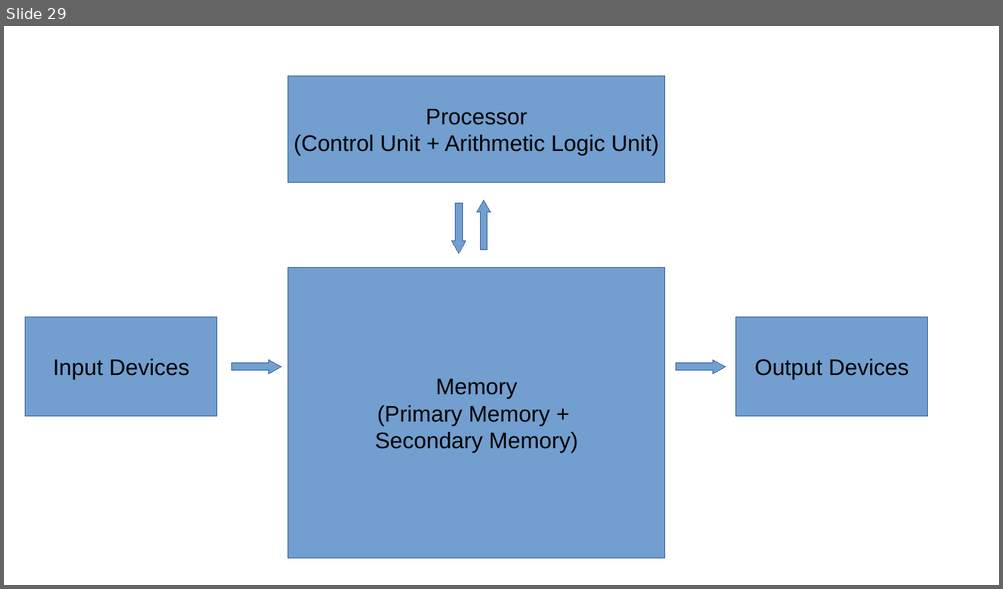
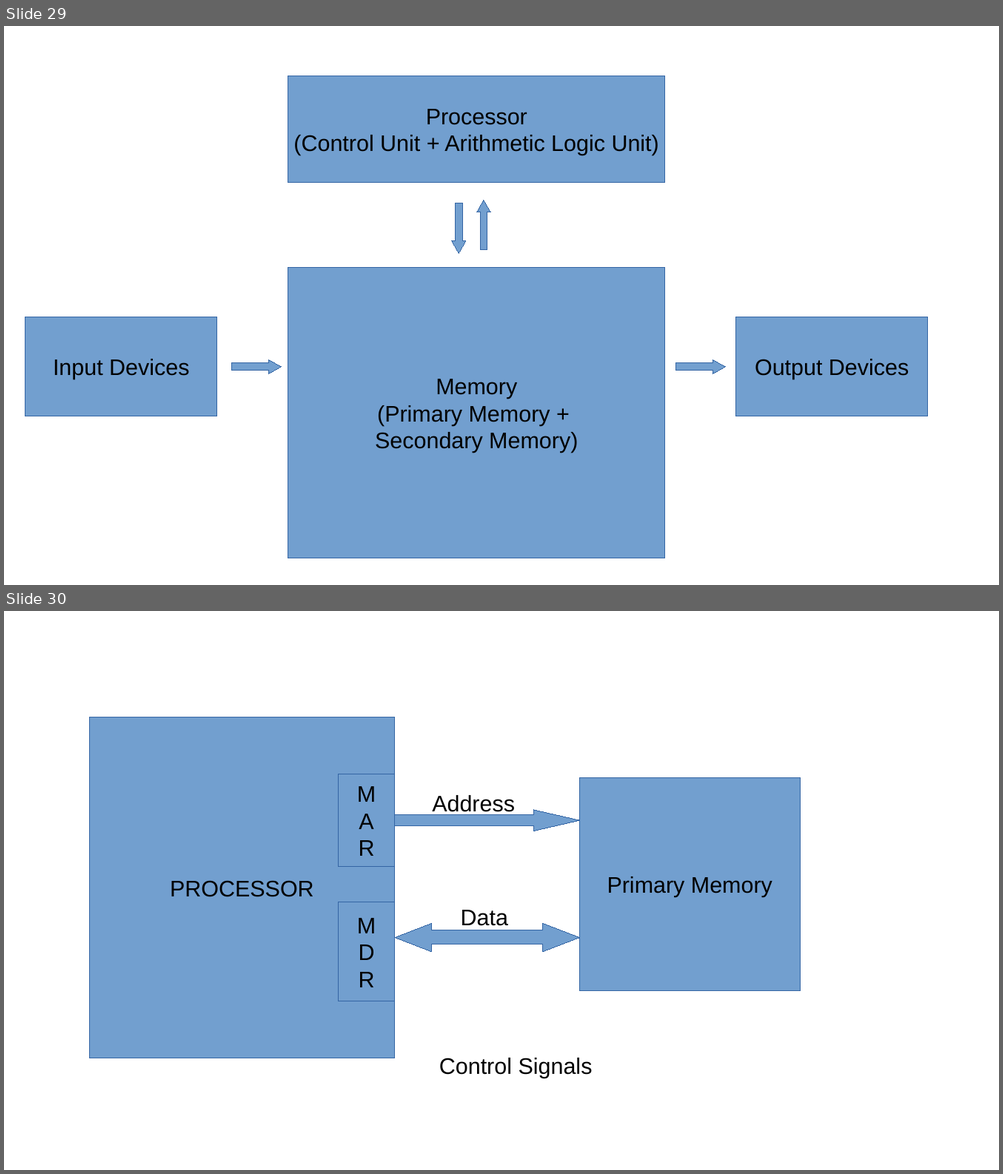
Before and after one commit to rajkumarananthu/workspace, a slide deck: GATE/images/gate_images.pptx. Shown one above the other, each under a label of ours: slide 29 before the commit, slides 29 and 30 after it. The pictures are 1003x589 and 1003x1174 pixels, drawn with LibreOffice and Linux fonts; fonts in the diff are those of the drawing. Boxes give left, top, right and bottom in pixels: in the first picture for what was removed or moved away, otherwise in the second. Text is boxed around its words. In the diff, an @@ line names an element or a change of style, - is before the commit and + after.

```diff
--- a/GATE/images/gate_images.pptx
+++ b/GATE/images/gate_images.pptx
@@ slide 30 added at (4, 611, 999, 1170), background #FFFFFF @@
@@ rectangle added at (89, 718, 395, 1059), fill #729FCF, outline #3465A4 0.75 pt, 18 pt, text #000000 @@
+PROCESSOR
@@ rectangle added at (338, 775, 395, 866), fill #729FCF, outline #3465A4 0.75 pt, 18 pt, text #000000 @@
+M
+A
+R
@@ rectangle added at (580, 778, 800, 991), fill #729FCF, outline #3465A4 0.75 pt, 18 pt, text #000000 @@
+Primary Memory
@@ freeform shape added at (395, 809, 580, 832), fill #729FCF, outline #3465A4 0.75 pt @@
@@ text added at (432, 795, 515, 816), 18 pt, text #000000 @@
+Address
@@ rectangle added at (338, 903, 395, 1002), fill #729FCF, outline #3465A4 0.75 pt, 18 pt, text #000000 @@
+M
+D
+R
@@ text added at (461, 910, 508, 926), 18 pt, text #000000 @@
+Data
@@ freeform shape added at (395, 923, 580, 951), fill #729FCF, outline #3465A4 0.75 pt @@
@@ text added at (439, 1058, 592, 1079), 18 pt, text #000000 @@
+Control Signals
```
Also in this commit, not shown: 2 other files.
